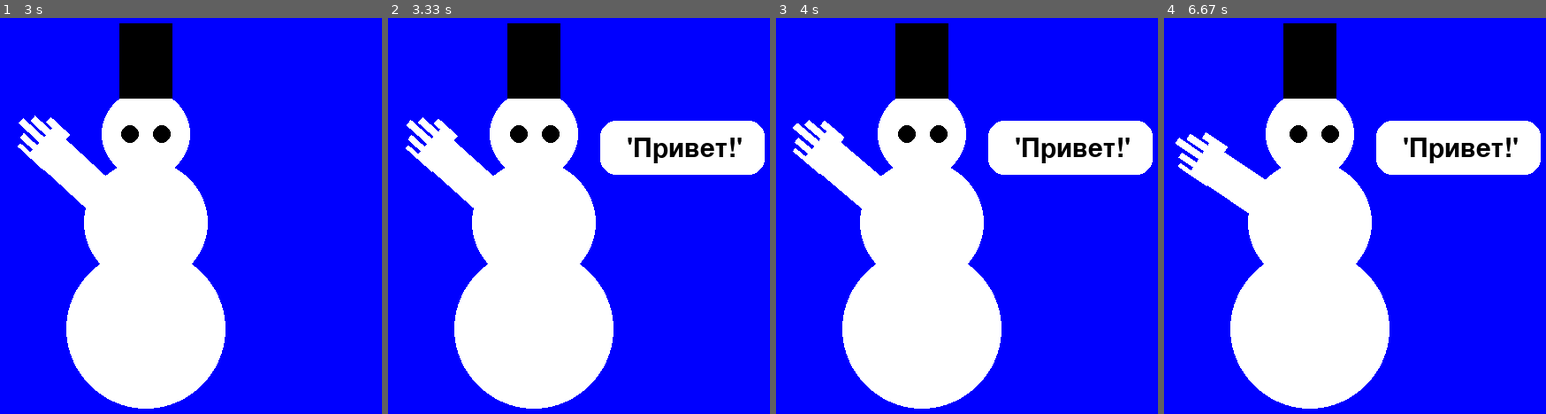
Above: before the commit, frames 1-4 (left to right).
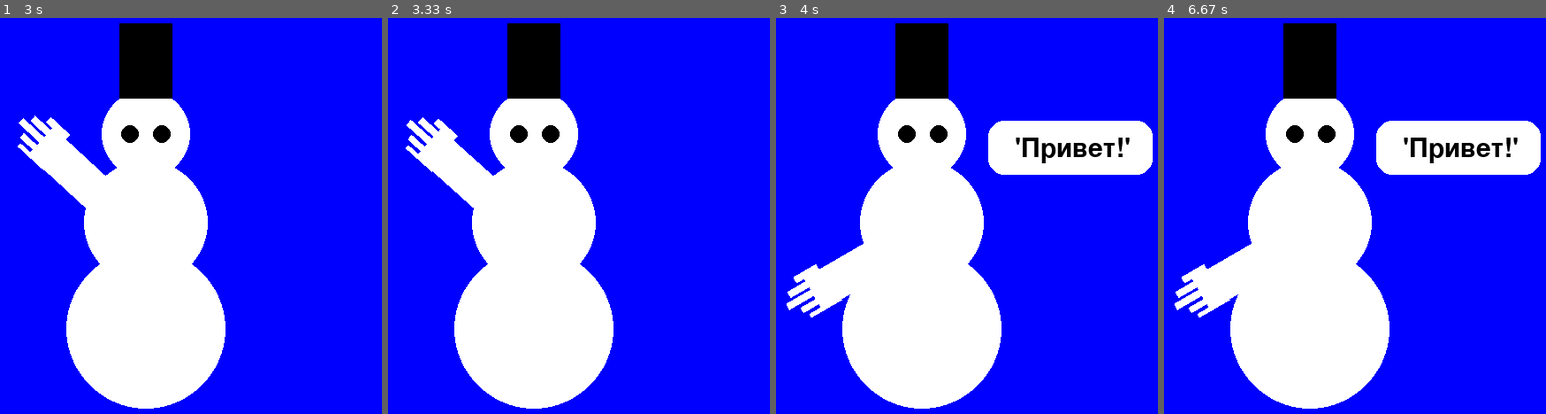
Above: after the commit, the same moments.

Repository: Tomaskis777/demoqa
Game: pygame game, started from PYGAME/GAME/Start.py
Same seed, same stepped clock (60 frames per second), same inputs: the game is played once before the commit and once after it.
Inputs:
- Up to frame 1 (3 s): no input
- Up to frame 2 (3.33 s): no input
- Up to frame 3 (4 s): no input
- Up to frame 4 (6.67 s): no input

Frame 1 is identical in both runs. In frame 2, 5.7% of the frame differs, in the area x 55-99%, y 25-40%; in frame 3, 4.2%; in frame 4, 4.3%.

Commit message:
Firs comit

Diff:
--- a/PYGAME/GAME/Start.py
+++ b/PYGAME/GAME/Start.py
@@ -1,24 +1,25 @@
 import pygame
-pygame.init()
 import time
 
+pygame.init()
 
-def draw_white_circle(screen, center, radius):
+
+def draw_white_circle(screen, center, radius): #туловище снеговика
     white = (255, 255, 255)
     pygame.draw.circle(screen, white, center, radius)
 
 
-def draw_black_circle(screen, center, radius):
+def draw_black_circle(screen, center, radius): #глаза
     black = (0, 0, 0)
     pygame.draw.circle(screen, black, center, radius)
 
 
-def draw_square(screen, size, position):
+def draw_square(screen, size, position): #цилиндр на голове
     black = (0, 0, 0)
     pygame.draw.rect(screen, black, (position, size))
 
 
-def draw_hand(surface, position, width, height, skin_color):
+def draw_hand(surface, position, width, height, skin_color): #рука
     pygame.draw.rect(surface, skin_color, (*position, width, height,))
 
     finger_positions = [
@@ -33,7 +34,7 @@
         pygame.draw.rect(surface, skin_color, finger)
 
 
-def draw_speech_bubble(screen, position, text, font, text_color, bg_color):
+def draw_speech_bubble(screen, position, text, font, text_color, bg_color): #облачко с приветствием
     text_surface = font.render(text, True, text_color)
     text_rect = text_surface.get_rect()
     bubble_rect = pygame.Rect(position[0], position[1], text_rect.width + 55, text_rect.height + 30)
@@ -59,11 +60,11 @@
 ]
 
 left_circles = [
-     {"center": [379, 200], "radius": 10, "speed_x": 0.02, "speed_y": 0},
+     {"center": [379, 200], "radius": 10, "speed_x": 0.01, "speed_y": 0},
 ]
 
 right_circles = [
-     {"center": [415, 200], "radius": 10, "speed_x": 0.02, "speed_y": 0},
+     {"center": [415, 200], "radius": 10, "speed_x": 0.01, "speed_y": 0},
 ]
 
 squares = [
@@ -89,8 +90,10 @@
 font = pygame.font.Font(None, 45)  # Вы можете изменить размер шрифта по необходимости
 
 show_bubble = False
-bubble_interval = 3
+bubble_interval = 3.72
 last_bubble_time = time.time()
+
+stop_movement = False
 
 running = True
 while running:
@@ -116,18 +119,37 @@
     for rect in squares:
         draw_square(screen, rect["position"], rect["size"])
 
-    angle += angle_speed
-    if angle >= 80 or angle <= 38:
-        angle_speed = -angle_speed
+    if not stop_movement:
+        update_position(left_circles, 369, 400, 150, 300)
+        update_position(right_circles, 405, 436, 150, 300)
 
-    rotated_hand_surface = pygame.transform.rotate(hand_surface, angle)
-    rotated_hand_rect = rotated_hand_surface.get_rect(midbottom=(335, 370))
+        angle += angle_speed
+        if angle >= 80 or angle <= 38:
+            angle_speed = -angle_speed
 
-    screen.blit(rotated_hand_surface, rotated_hand_rect)
+        rotated_hand_surface = pygame.transform.rotate(hand_surface, angle)
+        rotated_hand_rect = rotated_hand_surface.get_rect(midbottom=(335, 370))
+
+        screen.blit(rotated_hand_surface, rotated_hand_rect)
+
+    else:
+        rotated_hand_surface = pygame.transform.rotate(hand_surface, angle)
+        rotated_hand_rect = rotated_hand_surface.get_rect(midbottom=(335, 445))
+        screen.blit(rotated_hand_surface, rotated_hand_rect)
+        angle = 120
+
+
 
     current_time = time.time()
     if current_time - last_bubble_time >= bubble_interval:
         show_bubble = True
+        stop_movement = True
+        for circle in left_circles:
+            circle['speed_x'] = 0
+            circle['speed_y'] = 0
+        for circle in right_circles:
+            circle['speed_x'] = 0
+            circle['speed_y'] = 0
         last_bubble_time = current_time
 
     if show_bubble:
--- a/PYGAME/GAME/test_page.py
+++ b/PYGAME/GAME/test_page.py
@@ -1,22 +1,19 @@
 import pygame
-pygame.init()
 import time
 
+pygame.init()
 
 def draw_white_circle(screen, center, radius):
     white = (255, 255, 255)
     pygame.draw.circle(screen, white, center, radius)
 
-
 def draw_black_circle(screen, center, radius):
     black = (0, 0, 0)
     pygame.draw.circle(screen, black, center, radius)
 
-
 def draw_square(screen, size, position):
     black = (0, 0, 0)
     pygame.draw.rect(screen, black, (position, size))
-
 
 def draw_hand(surface, position, width, height, skin_color):
     pygame.draw.rect(surface, skin_color, (*position, width, height,))
@@ -32,14 +29,12 @@
     for finger in finger_positions:
         pygame.draw.rect(surface, skin_color, finger)
 
-
 def draw_speech_bubble(screen, position, text, font, text_color, bg_color):
     text_surface = font.render(text, True, text_color)
     text_rect = text_surface.get_rect()
-    bubble_rect = pygame.Rect(position[0], position[1], text_rect.width + 55, text_rect.height + 30)
-    pygame.draw.rect(screen, bg_color, bubble_rect, border_radius=18)
-    screen.blit(text_surface, (bubble_rect.x + 30, bubble_rect.y + 17))
-
+    bubble_rect = pygame.Rect(position[0], position[1], text_rect.width + 20, text_rect.height + 20)
+    pygame.draw.rect(screen, bg_color, bubble_rect, border_radius=10)
+    screen.blit(text_surface, (bubble_rect.x + 10, bubble_rect.y + 10))
 
 def update_position(objects, min_x, max_x, min_y, max_y):
     for obj in objects:
@@ -51,7 +46,6 @@
         if obj['center'][1] > max_y - obj["radius"] or obj['center'][1] < min_y + obj["radius"]:
             obj["speed_y"] = -obj["speed_y"]
 
-
 circles = [
     {"center": (400, 200), "radius": 50},
     {"center": (400, 300), "radius": 70},
@@ -59,11 +53,11 @@
 ]
 
 left_circles = [
-     {"center": [379, 200], "radius": 10, "speed_x": 0.02, "speed_y": 0},
+    {"center": [379, 200], "radius": 10, "speed_x": 0.02, "speed_y": 0},
 ]
 
 right_circles = [
-     {"center": [415, 200], "radius": 10, "speed_x": 0.02, "speed_y": 0},
+    {"center": [415, 200], "radius": 10, "speed_x": 0.02, "speed_y": 0},
 ]
 
 squares = [
@@ -86,12 +80,14 @@
 pygame.display.set_caption("Моя первая игра")
 
 # Настройка шрифта для облачка
-font = pygame.font.Font(None, 45)  # Вы можете изменить размер шрифта по необходимости
+font = pygame.font.Font(None, 36)  # Вы можете изменить размер шрифта по необходимости
 
+# Переменные для управления появлением облачка
 show_bubble = False
-bubble_interval = 2
-last_bubble_time = time.time()
+bubble_interval = 3  # Промежуток времени в секундах до появления облачка
+bubble_appear_time = time.time() + bubble_interval
 
+# Переменные для остановки движения
 stop_movement = False
 
 running = True
@@ -105,18 +101,14 @@
     for circle in circles:
         draw_white_circle(screen, circle["center"], circle["radius"])
 
+    for circle in left_circles:
+        draw_black_circle(screen, circle["center"], circle["radius"])
+
+    for circle in right_circles:
+        draw_black_circle(screen, circle["center"], circle["radius"])
+
     if not stop_movement:
-        for circle in left_circles:
-            draw_black_circle(screen, circle["center"], circle["radius"])
-
-        for circle in left_circles:
-            draw_black_circle(screen, circle["center"], circle["radius"])
-
         update_position(left_circles, 369, 400, 150, 300)
-
-        for circle in right_circles:
-            draw_black_circle(screen, circle["center"], circle["radius"])
-
         update_position(right_circles, 405, 436, 150, 300)
 
         for rect in squares:
@@ -130,14 +122,27 @@
         rotated_hand_rect = rotated_hand_surface.get_rect(midbottom=(335, 370))
 
         screen.blit(rotated_hand_surface, rotated_hand_rect)
+    else:
+        rotated_hand_surface = pygame.transform.rotate(hand_surface, angle)
+        rotated_hand_rect = rotated_hand_surface.get_rect(midbottom=(335, 370))
+        screen.blit(rotated_hand_surface, rotated_hand_rect)
 
+    # Проверка времени появления облачка
     current_time = time.time()
-    if current_time - last_bubble_time >= bubble_interval:
+    if current_time >= bubble_appear_time:
         show_bubble = True
         stop_movement = True
+        # Останавливаем движение circles
+        for circle in left_circles:
+            circle['speed_x'] = 0
+            circle['speed_y'] = 0
+        for circle in right_circles:
+            circle['speed_x'] = 0
+            circle['speed_y'] = 0
 
+    # Отрисовка облачка с текстом "HI"
     if show_bubble:
-        draw_speech_bubble(screen, (475, 185), "'Привет!'", font, (0, 0, 0), (255, 255, 255))
+        draw_speech_bubble(screen, (350, 200), "HI", font, (0, 0, 0), (255, 255, 255))
 
     pygame.display.flip()
 
